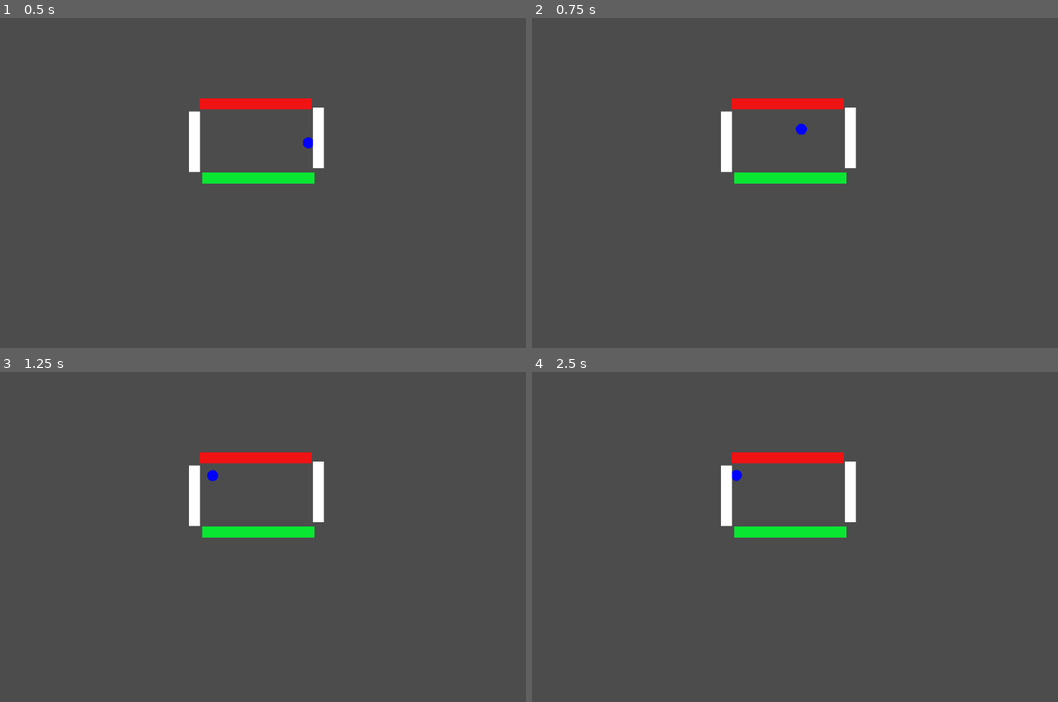
Above: before the commit, frames 1-4 (two rows, left to right).
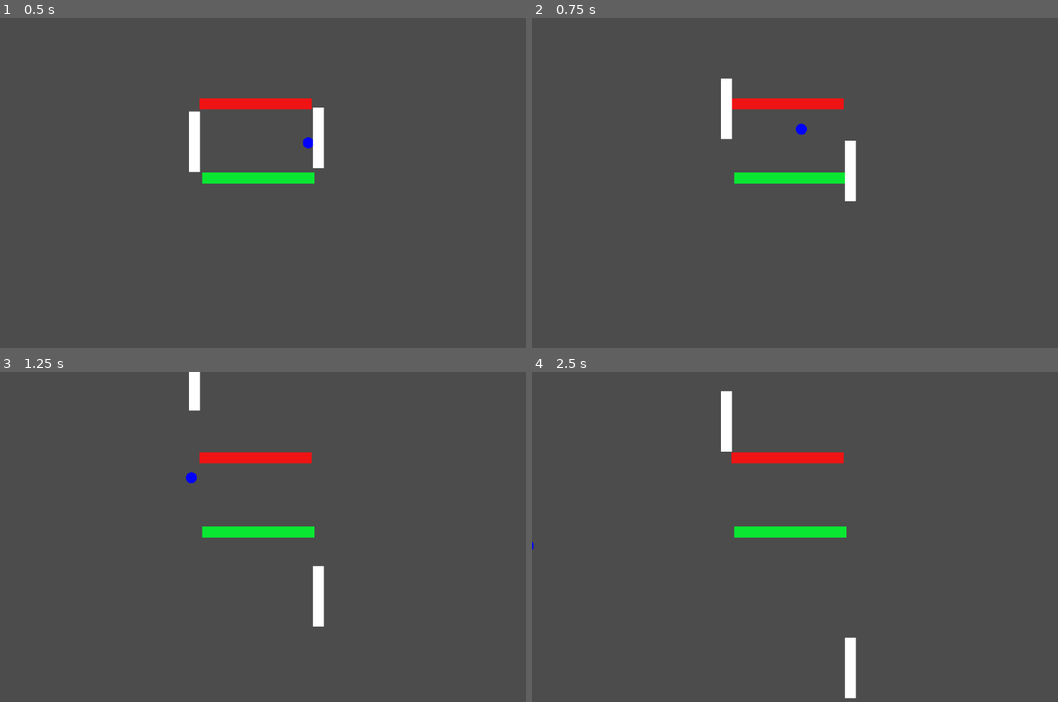
Above: after the commit, the same moments.

Repository: bitwes/GutTutorials
Game: Godot game, scene res://scenes/Game.tscn
The game is run twice, just before and just after one commit, with the same random seed, the same clock (stepped at 60 frames per second) and the same inputs. The project has no main scene, so this scene is started directly.
Inputs:
- Up to frame 1 (0.5 s): no input
- Up to frame 2 (0.75 s): hold A (p1_up, bound only after the commit) from 0.53 s (still down); hold Down (p2_down, bound only after the commit) from 0.53 s (still down)
- Up to frame 3 (1.25 s): keep holding A (p1_up, bound only after the commit); keep holding Down (p2_down, bound only after the commit); tap Up (p2_up, bound only after the commit) at 0.8 s
- Up to frame 4 (2.5 s): release A (p1_up, bound only after the commit) at 1.28 s; release Down (p2_down, bound only after the commit) at 1.28 s; hold Z (p1_down, bound only after the commit) 1.28-2.03 s; tap Up (p2_up, bound only after the commit) at 1.35, 2.3 s; tap Down (p2_down, bound only after the commit) at 1.55 s; hold A (p1_up, bound only after the commit) from 2.03 s (still down); hold Down (p2_down, bound only after the commit) from 2.03 s (still down)

Frame 1 is identical in both runs. In frame 2, 0.9% of the frame differs, in the area x 35-62%, y 18-56%; in frame 3, 1.6%; in frame 4, 1.7%, in the area x 0-62%, y 5-99%.
Error after the commit: Invalid call. Nonexistent function 'get_direction' in base 'Area2D (wall.gd)'. (res://scripts/paddle.gd:7)

Commit message:
paddles move, fixing paddle and ball collision

Diff:
--- a/TddAndPong/Episode4/project.godot
+++ b/TddAndPong/Episode4/project.godot
@@ -22,6 +22,29 @@
 
 enabled=PoolStringArray( "gut" )
 
+[input]
+
+p1_up={
+"deadzone": 0.5,
+"events": [ Object(InputEventKey,"resource_local_to_scene":false,"resource_name":"","device":0,"alt":false,"shift":false,"control":false,"meta":false,"command":false,"pressed":false,"scancode":65,"unicode":0,"echo":false,"script":null)
+ ]
+}
+p1_down={
+"deadzone": 0.5,
+"events": [ Object(InputEventKey,"resource_local_to_scene":false,"resource_name":"","device":0,"alt":false,"shift":false,"control":false,"meta":false,"command":false,"pressed":false,"scancode":90,"unicode":0,"echo":false,"script":null)
+ ]
+}
+p2_up={
+"deadzone": 0.5,
+"events": [ Object(InputEventKey,"resource_local_to_scene":false,"resource_name":"","device":0,"alt":false,"shift":false,"control":false,"meta":false,"command":false,"pressed":false,"scancode":16777232,"unicode":0,"echo":false,"script":null)
+ ]
+}
+p2_down={
+"deadzone": 0.5,
+"events": [ Object(InputEventKey,"resource_local_to_scene":false,"resource_name":"","device":0,"alt":false,"shift":false,"control":false,"meta":false,"command":false,"pressed":false,"scancode":16777234,"unicode":0,"echo":false,"script":null)
+ ]
+}
+
 [rendering]
 
 environment/default_environment="res://default_env.tres"
--- a/TddAndPong/Episode4/scripts/game.gd
+++ b/TddAndPong/Episode4/scripts/game.gd
@@ -3,3 +3,16 @@
 func _ready():
 	$Ball.set_speed(300)
 	$Ball.set_direction(Vector2(1, 1))
+
+	$P1Paddle.set_speed(300)
+	$P2Paddle.set_speed(300)
+
+func _process(delta):
+	if Input.is_action_pressed("p1_up"):
+		$P1Paddle.move_up(delta)
+	if Input.is_action_pressed("p1_down"):
+		$P1Paddle.move_down(delta)
+	if Input.is_action_pressed("p2_up"):
+		$P2Paddle.move_up(delta)
+	if Input.is_action_pressed("p2_down"):
+		$P2Paddle.move_down(delta)
--- a/TddAndPong/Episode4/scripts/paddle.gd
+++ b/TddAndPong/Episode4/scripts/paddle.gd
@@ -1,4 +1,6 @@
 extends Area2D
+
+var _speed = 10
 
 func bounce(ball):
 	var new_y = rand_range(-.5, .5)
@@ -12,3 +14,15 @@
 
 func _on_Paddle_area_entered(area):
 	bounce(area)
+
+func get_speed():
+	return _speed
+
+func set_speed(speed):
+	_speed = speed
+
+func move_up(delta):
+	set_position(get_position() + Vector2(0, delta * _speed * -1))
+
+func move_down(delta):
+	set_position(get_position() + Vector2(0, delta * _speed))
--- a/TddAndPong/Episode4/test/Tests.tscn
+++ b/TddAndPong/Episode4/test/Tests.tscn
@@ -14,7 +14,7 @@
 __meta__ = {
 "_editor_icon": ExtResource( 2 )
 }
-_select_script = "test_paddle"
+_select_script = "test_wall_and_paddle"
 _run_on_load = true
 _should_maximize = true
 _yield_between_tests = false
--- /dev/null
+++ b/TddAndPong/Episode4/test/integration/test_wall_and_paddle.gd
@@ -0,0 +1,23 @@
+extends 'res://addons/gut/test.gd'
+
+var Paddle = load('res://scenes/Paddle.tscn')
+var Wall = load('res://scenes/Wall.tscn')
+
+func test_wall_and_paddle_can_collide_without_error():
+	var paddle = Paddle.instance()
+	var wall = Wall.instance()
+
+	wall.set_position(Vector2(80, 80))
+	paddle.set_position(Vector2(100, 150))
+
+	add_child(paddle)
+	add_child(wall)
+
+	paddle.set_speed(50)
+	paddle.move_up(1)
+
+	yield(yield_for(.5), YIELD)
+	assert_true(true, 'we got here')
+
+#	remove_child(paddle)
+#	remove_child(wall)
--- a/TddAndPong/Episode4/test/unit/test_paddle.gd
+++ b/TddAndPong/Episode4/test/unit/test_paddle.gd
@@ -5,6 +5,9 @@
 
 func test_can_make_paddle():
 	assert_not_null(Paddle.new())
+
+func test_can_get_set_speed():
+	assert_accessors(Paddle.new(), 'speed', 10, 100)
 
 func test_bounce_inverts_x():
 	var ball = double(Ball).new()
@@ -52,3 +55,20 @@
 
 	assert_between(min_y, -.5, -.3)
 	assert_between(max_y, .3, .5)
+
+func test_move_up_moves_by_speed_times_delta():
+	var paddle = Paddle.new()
+	paddle.set_position(Vector2(0, 300))
+	var orig_pos = paddle.get_position()
+	paddle.set_speed(20)
+	paddle.move_up(.5)
+	assert_eq(paddle.get_position().y, orig_pos.y - 10, 'moves up by .5 * 20')
+
+
+func test_move_down_moves_by_speed_times_delta():
+	var paddle = Paddle.new()
+	paddle.set_position(Vector2(0, 300))
+	var orig_pos = paddle.get_position()
+	paddle.set_speed(30)
+	paddle.move_down(.5)
+	assert_eq(paddle.get_position().y, orig_pos.y + 15, 'moves up by .5 * 30')
